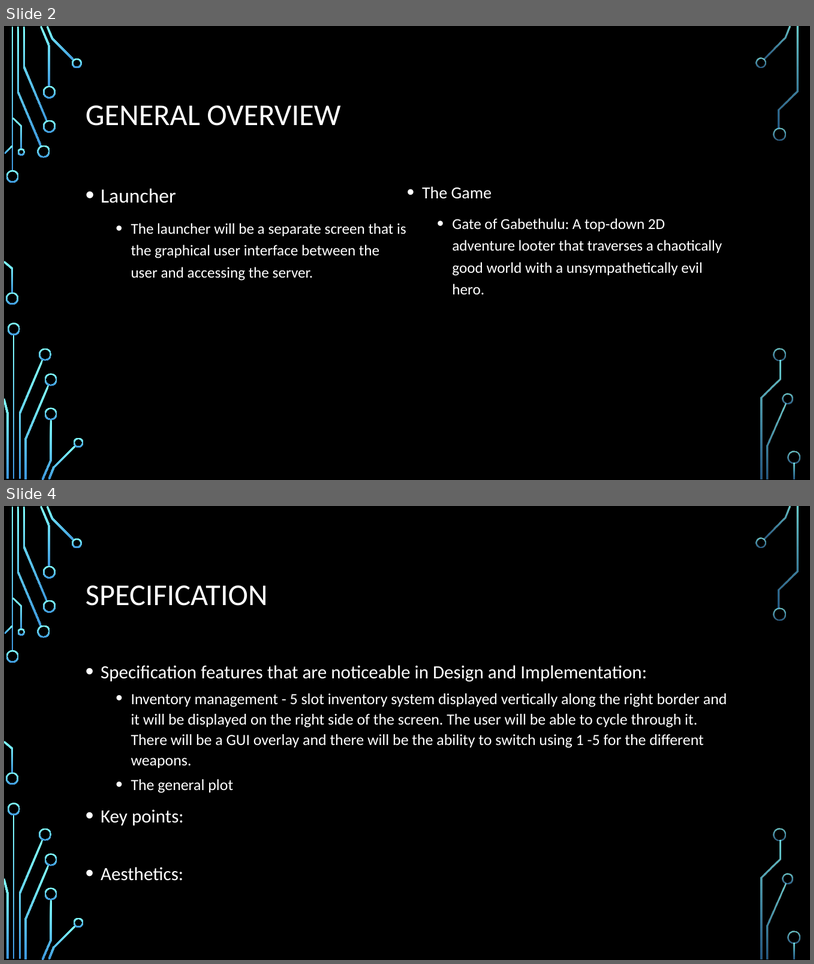
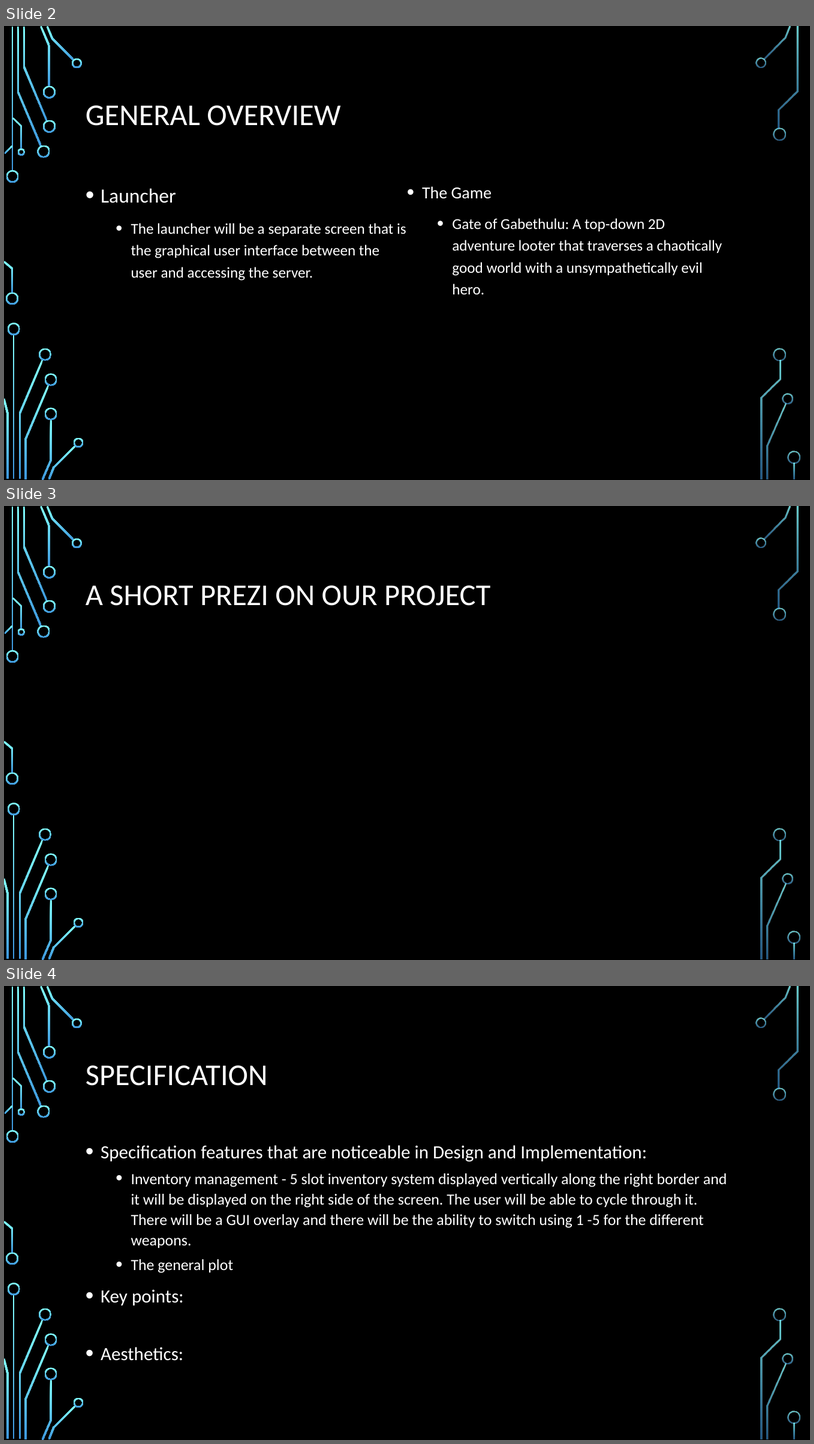
Before and after one commit to Team7-SoftEng/Asset-Development, a slide deck: Gate of GAbethulu.pptx. Shown one above the other, each under a label of ours: slides 2 and 4 before the commit, slides 2, 3 and 4 after it; the slides between them are not shown. The pictures are 814x964 and 814x1444 pixels, drawn with LibreOffice and Linux fonts; fonts in the diff are those of the drawing; background and template pictures are left out. Boxes give left, top, right and bottom in pixels: in the first picture for what was removed or moved away, otherwise in the second. Text is boxed around its words. In the diff, an @@ line names an element or a change of style, - is before the commit and + after.

```diff
--- a/Gate of GAbethulu.pptx
+++ b/Gate of GAbethulu.pptx
@@ slide 3 added at (4, 506, 810, 960), background picture (left out); not listed: 36 template elements that a slide beside it also shows @@
@@ title added at (86, 585, 491, 606), 36 pt, text #FFFFFF @@
+A SHORT PREZI ON OUR PROJECT
```
Also in this commit, not shown: 1 slide changed, 1 slide removed.
